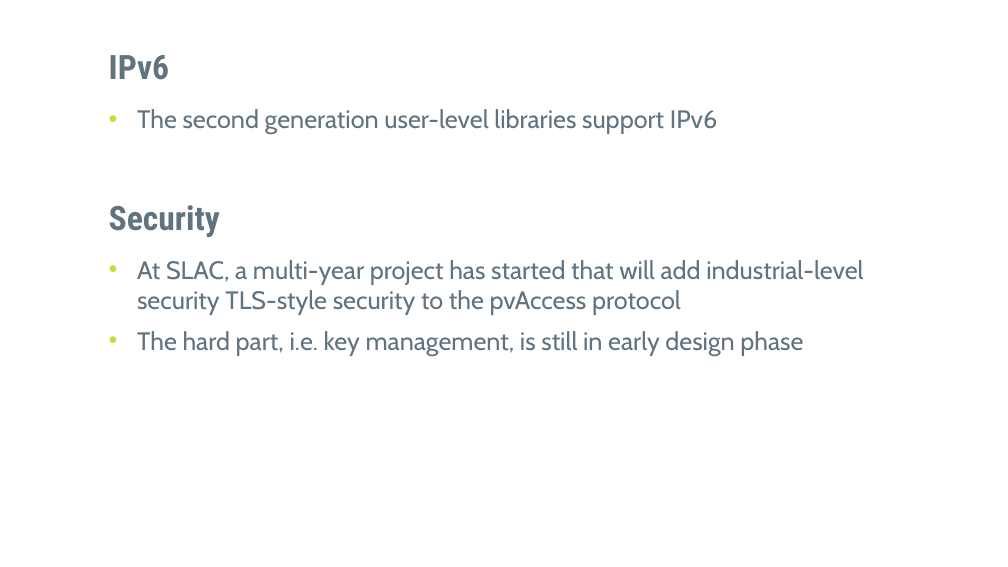
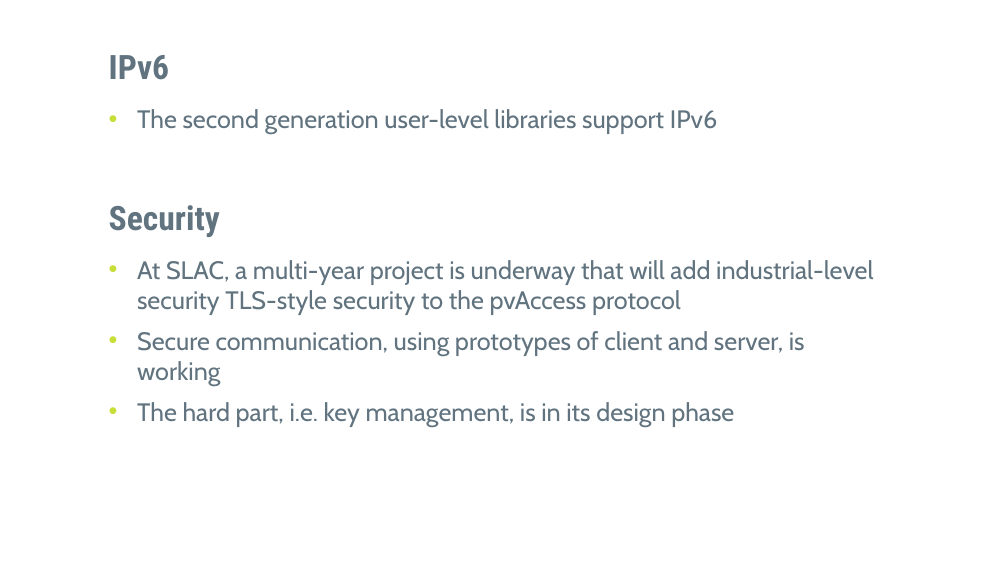
Before and after one commit to epics-training/epics7-overview, a slide deck: slide 12 of presentations/EPICS 7 Overview.pptx. Drawn at 1008x567 pixels with LibreOffice and Linux fonts; fonts in the diff are those of the drawing; background and template pictures are left out. Boxes give left, top, right and bottom in pixels: in the first picture for what was removed or moved away, otherwise in the second. Text is boxed around its words. In the diff, an @@ line names an element or a change of style, - is before the commit and + after.

Commit message:
Presentation update for 2024-fall-oakridge

```diff
--- a/presentations/EPICS 7 Overview.pptx
+++ b/presentations/EPICS 7 Overview.pptx
@@ text at <box>137,260,873,427</box>: text changed @@
-• At SLAC, a multi-year project has started that will add industrial-level security TLS-style security to the pvAccess protocol
-• The hard part, i.e. key management, is still in early design phase
+• At SLAC, a multi-year project is underway that will add industrial-level security TLS-style security to the pvAccess protocol
+• Secure communication, using prototypes of client and server, is working
+• The hard part, i.e. key management, is in its design phase
```
